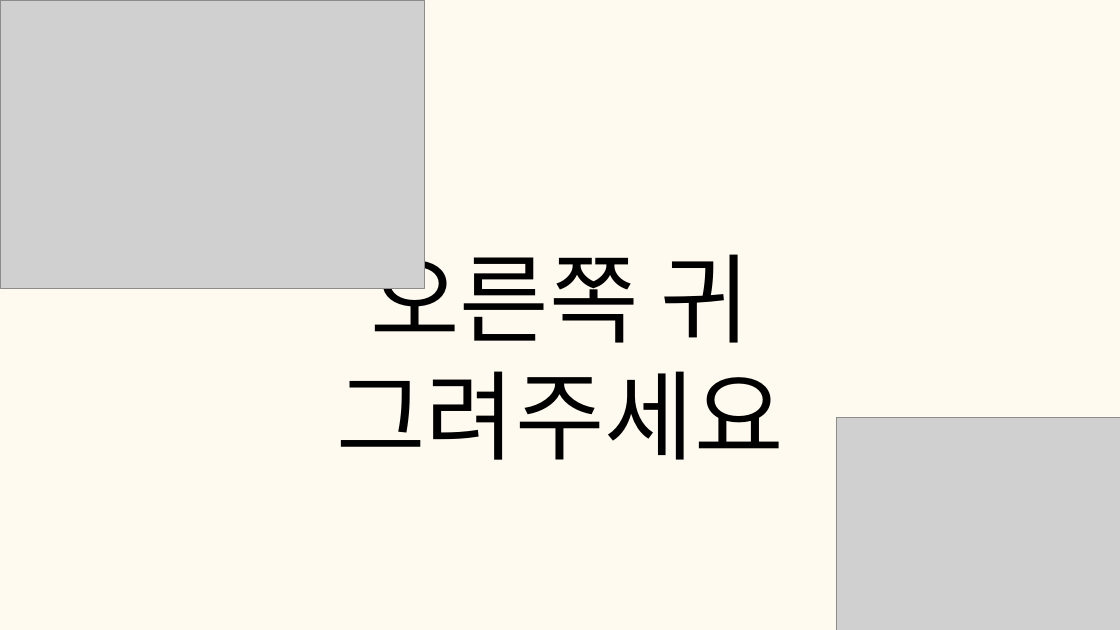
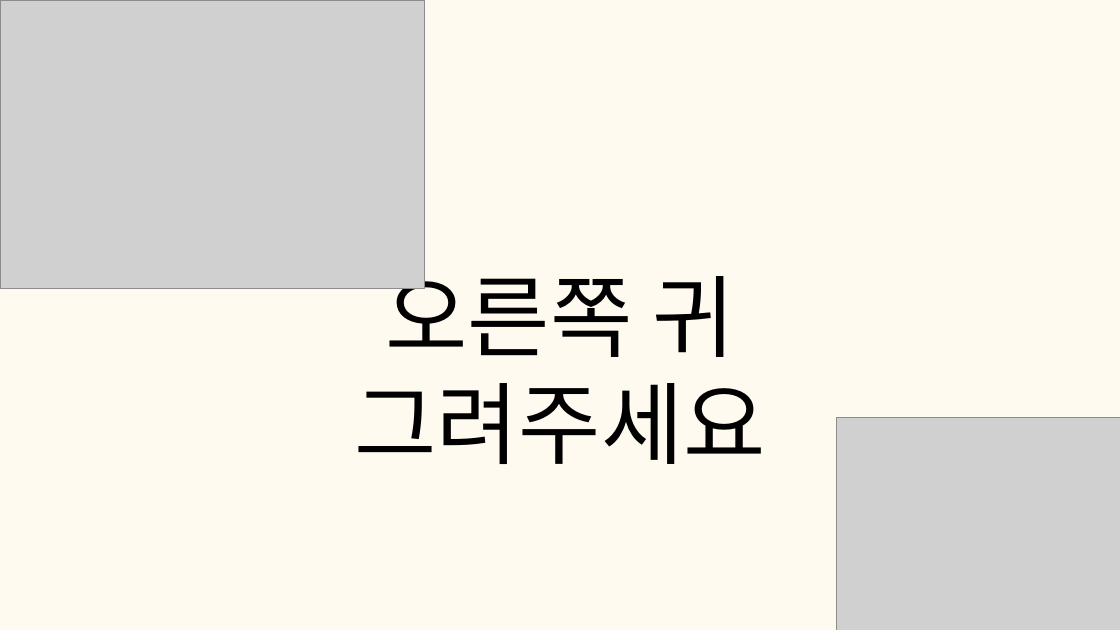
Before and after one commit to tkdgns25300/sunday_play, a slide deck: slide 8 of public/downloads/games/relay-portrait/rules.pptx. Drawn at 1120x630 pixels with LibreOffice and Linux fonts; fonts in the diff are those of the drawing; grey boxes stand for pictures. Boxes give left, top, right and bottom in pixels: in the first picture for what was removed or moved away, otherwise in the second. Text is boxed around its words. In the diff, an @@ line names an element or a change of style, - is before the commit and + after.

```diff
--- a/public/downloads/games/relay-portrait/rules.pptx
+++ b/public/downloads/games/relay-portrait/rules.pptx
@@ text "오른쪽 귀 그려주세요": place and size @@
-text "오른쪽 귀 그려주세요" at (336, 237, 783, 460)
+text "오른쪽 귀 그려주세요" at (354, 259, 765, 464)
@@ text "오른쪽 귀 그려주세요" at (354, 259, 765, 464): size 125 to 115 pt, font Arial to Noto Sans CJK KR; line spacing 150pt to 138pt @@
```
Also in this commit, not shown: 14 other slides changed, 3 other files.
